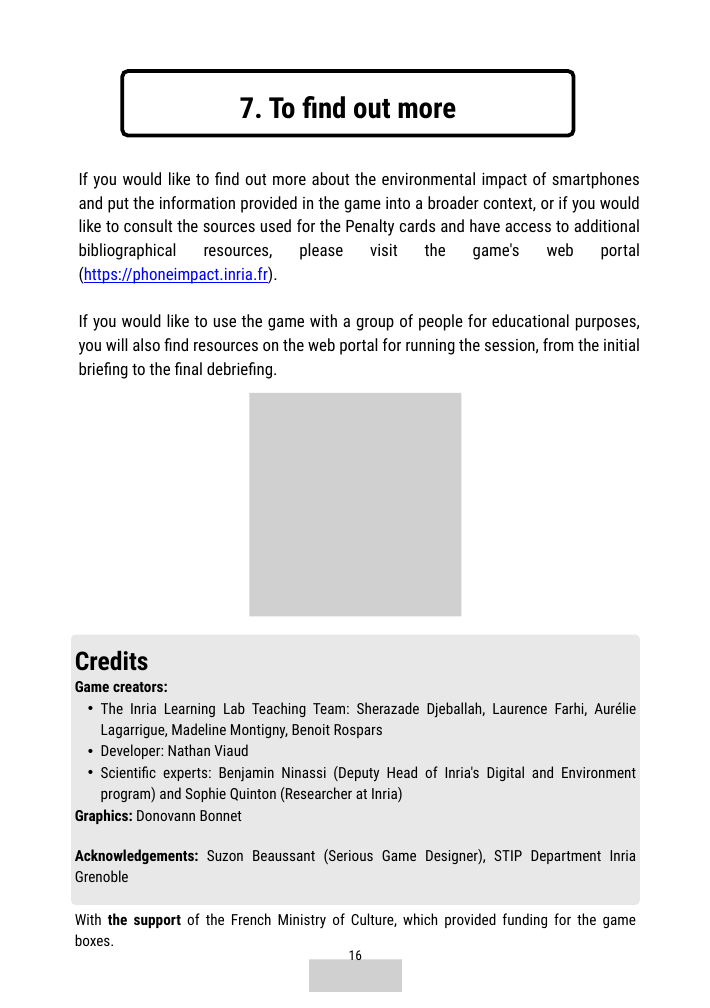
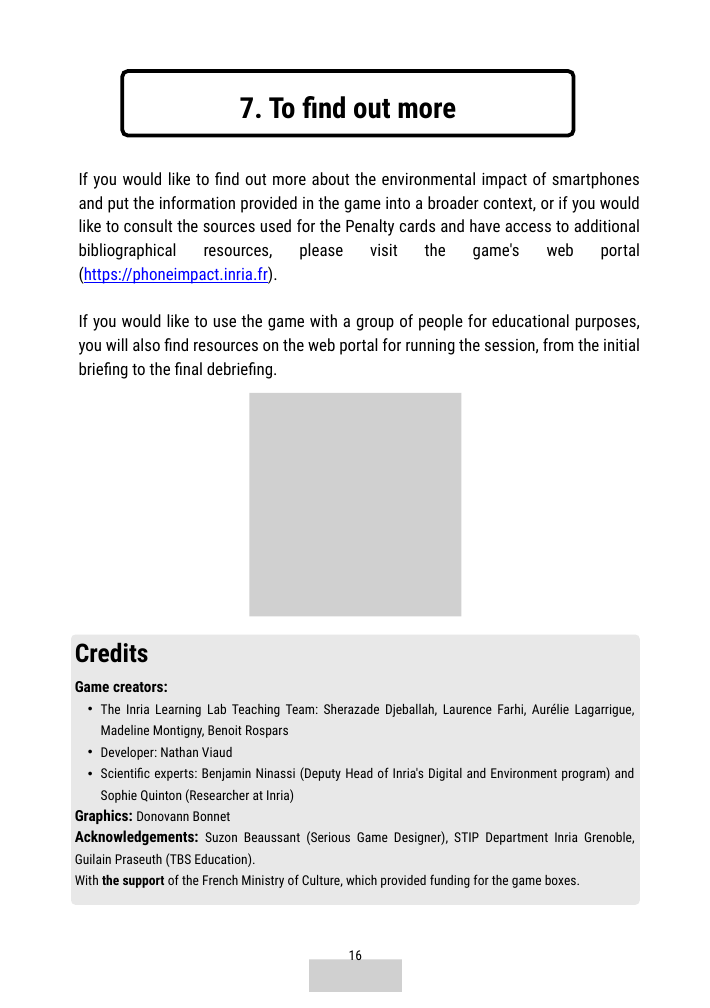
Before and after one commit to inrialearninglab/PhoneImpact, a slide deck: slide 16 of docs/PrintAndPlay/docCommuns/LivretDeRegles.en.pptx. Drawn at 710x1008 pixels with LibreOffice and Linux fonts; fonts in the diff are those of the drawing; grey boxes stand for pictures; background and template pictures are left out. Boxes give left, top, right and bottom in pixels: in the first picture for what was removed or moved away, otherwise in the second. Text is boxed around its words. In the diff, an @@ line names an element or a change of style, - is before the commit and + after.

```diff
--- a/docs/PrintAndPlay/docCommuns/LivretDeRegles.en.pptx
+++ b/docs/PrintAndPlay/docCommuns/LivretDeRegles.en.pptx
@@ text "Credits": place and size @@
-text "Credits" at [75, 650, 149, 671]
+text "Credits" at [75, 642, 149, 663]
@@ text at [75, 704, 635, 888]: size 9 to 8 pt in "The Inria Learning Lab Teaching Team: Sherazade ...", "Developer: Nathan Viaud", "Scientific experts: Benjamin Ninassi (Deputy Head of ...", "Donovann Bonnet" and 1 more places @@
@@ text at [75, 830, 635, 867]: text changed; size 9 to 8 pt @@
-Acknowledgements: Suzon Beaussant (Serious Game Designer), STIP Department Inria Grenoble
+Acknowledgements: Suzon Beaussant (Serious Game Designer), STIP Department Inria Grenoble, Guilain Praseuth (TBS Education).
```
Also in this commit, not shown: 8 other files.
